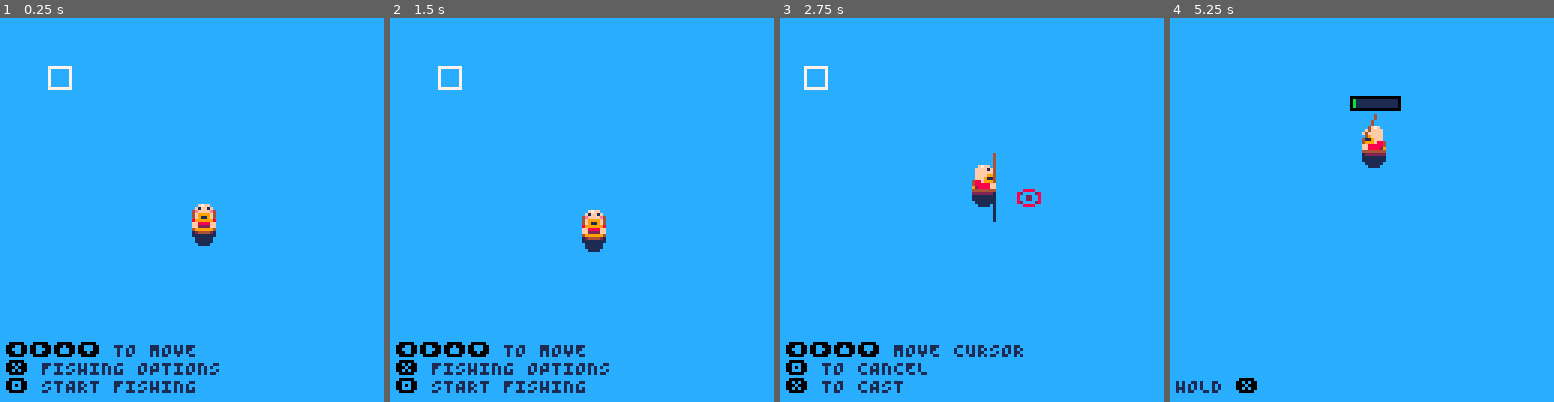
Above: before the commit, frames 1-4 (left to right).
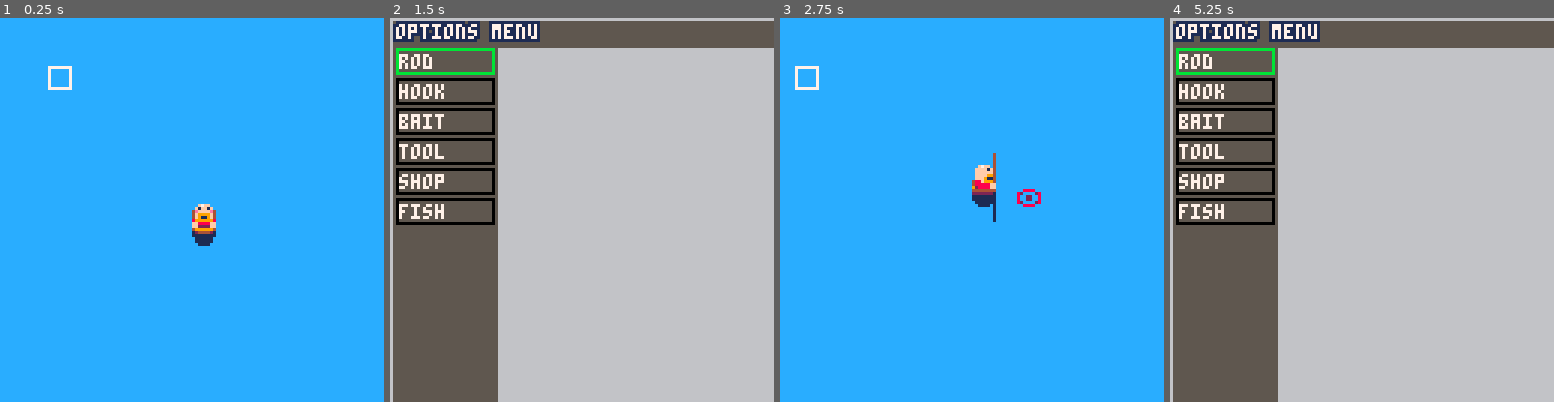
Above: after the commit, the same moments.

Repository: b4dr1ck/Pico8
Game: PICO-8 cartridge fish_or_die.p8
The game is run twice, just before and just after one commit, with the same random seed, the same clock (stepped at 60 frames per second) and the same inputs.
Inputs:
- Up to frame 1 (0.25 s): no input
- Up to frame 2 (1.5 s): tap X (X key) at 0.33, 1.07 s; tap O (Z key) at 0.7 s
- Up to frame 3 (2.75 s): hold Right 1.6-2.1 s; tap O (Z key) at 1.7, 2.1, 2.5 s; tap X (X key) at 1.85 s; hold Up 2.15-2.42 s; hold Right from 2.47 s (still down)
- Up to frame 4 (5.25 s): tap O (Z key) every 0.4 s from 2.9 to 4.9 s; tap X (X key) at 2.97, 4.08, 5.2 s; release Right at 3.03 s; hold Left 3.08-3.58 s; hold Down 3.63-3.97 s; hold Right 4.02-4.68 s; hold Up 4.73-5.03 s; hold Left from 5.08 s (still down)

The runs differ from the first frame. In frame 1, 2.4% of the frame differs, in the area x 1-58%, y 84-98%; in frame 2, 100%; in frame 3, 2.2%; in frame 4, 100%, in the area x 0-100%, y 0-100%.

Commit message:
EXTEND: fish_or_die: Redesign / Refactor des Fishing-Menu

Diff:
--- a/fish_or_die.p8
+++ b/fish_or_die.p8
@@ -50,13 +50,32 @@
  }
 
  items={
-  baits={39,40,41,42,43,44},
-  hooks={36,37,38},
-  rods={32,33,34,35},
+  bait={
+	  {img=39,name="worms"},
+	  {img=40,name="maggots"},
+	  {img=41,name="bread"},
+	  {img=42,name="corn"},
+	  {img=43,name="locust"},
+	  {img=44,name="beetle"},
+  },
+  hook={
+	  {img=36,name="small"},
+	  {img=37,name="medium"},
+	  {img=38,name="large"},
+  },
+  rod={
+   {img=32,name="woody ralph",min_dist=12,max_dist=32,spd=0.1,col=4},
+   {img=33,name="carbon guy",min_dist=14,max_dist=48,spd=0.25,col=13},
+   {img=34,name="red stiff",min_dist=16,max_dist=64,spd=0.5,col=8},
+   {img=35,name="special one",min_dist=18,max_dist=96,spd=1,col=3}
+  },
+  tool={},
   active_bait=1,
   active_hook=1,
   active_rod=1,
-  fishes={},
+  active_tool=1,
+  active_fish=1,
+  fish={},
  }
 
  boat={
@@ -144,7 +163,7 @@
    player.charging = false
 
    local angle = atan2(aim_cursor.x - player.x, aim_cursor.y - player.y)
-   local dist = rod.types[items.active_rod].min_dist + ( rod.types[items.active_rod].max_dist -  rod.types[items.active_rod].min_dist) * player.chargepower
+   local dist = items.rod[items.active_rod].min_dist + ( items.rod[items.active_rod].max_dist -  items.rod[items.active_rod].min_dist) * player.chargepower
    local target_x = player.x + cos(angle) * dist
    local target_y = player.y + sin(angle) * dist
 
@@ -162,8 +181,8 @@
       flr(f.y/8) == flr(bobber.y/8)
    then
     --*** check bait and hook
-    if has_value(f.baits,items.baits[items.active_bait]) and
-       has_value(f.hooks,items.hooks[items.active_hook])
+    if has_value(f.baits,items.bait[items.active_bait].img) and
+       has_value(f.hooks,items.hook[items.active_hook].img)
     then
 	    f.timetobite[1]-=1
 	    if f.timetobite[1] == 0 then
@@ -201,6 +220,17 @@
   local fishdx=fish.movepattern[fish.moveindex][1]
   local fishdy=fish.movepattern[fish.moveindex][2]
 
+  --*** player looks to the fish
+  local playerdx = fish.x - player.x
+  local playerdy = fish.y - player.y
+  if abs(playerdx) > abs(playerdy) then
+   set_player_direction(sgn(playerdx),0)
+  elseif playerdy != 0 then
+   set_player_direction(0,sgn(playerdy))
+  elseif playerdx != 0 then
+   set_player_direction(sgn(playerdx),0)
+  end
+
   --*** handle stamina and cooldown
   fish.stamina[1]-=1
   if fish.stamina[1] <= 0 then
@@ -213,13 +243,13 @@
 			if btn(❎) then
 			 local playerangle=atan2(player.x-bobber.x,player.y-bobber.y)
 			 local dist=flr(sqrt((player.x-bobber.x)^2+(player.y-bobber.y)^2))
-				bobber.x+=cos(playerangle)*rod.types[items.active_rod].spd
-				bobber.y+=sin(playerangle)*rod.types[items.active_rod].spd
+				bobber.x+=cos(playerangle)*items.rod[items.active_rod].spd
+				bobber.y+=sin(playerangle)*items.rod[items.active_rod].spd
 				fish.x=bobber.x
 				fish.y=bobber.y
 				-- **** got the fish!!!
-				if (dist <= 5) then
-				 add(items.fishes,fish)
+				if (dist <= items.rod[items.active_rod].min_dist/2) then
+				 add(items.fish,fish)
 			  bobber.active = false
 				 bobber.state=""
 				 del(fishes,fish)
@@ -312,10 +342,11 @@
  			bobber.active or
  			player.charging
  then
+  local rodcol=items.rod[items.active_rod].col
   if player.charging then
-	  line(player.x+rod.xoffset+rod.chargexoffset,sine_y-4+rod.chargeyoffset,player.x+rod.xoffset,sine_y+4,4)
+	  line(player.x+rod.xoffset+rod.chargexoffset,sine_y-4+rod.chargeyoffset,player.x+rod.xoffset,sine_y+4,rodcol)
   else
-	  line(player.x+rod.xoffset,sine_y-4,player.x+rod.xoffset,sine_y+4,4)
+	  line(player.x+rod.xoffset,sine_y-4,player.x+rod.xoffset,sine_y+4,rodcol)
   end
  end
 
@@ -399,12 +430,6 @@
 
 function init_rod()
  rod={
-  types={
-   {min_dist=12,max_dist=32,spd=0.1},
-   {min_dist=12,max_dist=48,spd=0.25},
-   {min_dist=12,max_dist=64,spd=0.5},
-   {min_dist=12,max_dist=96,spd=1}
-  },
   xoffset=0,
   chargexoffset=0,
   chargeyoffset=0,
@@ -642,6 +668,12 @@
 -->8
 --hud
 function init_hud()
+ help=false
+ function toggle_help()
+  help = not help
+ end
+ menuitem(1,"toggle help",toggle_help)
+
  aim_cursor={
   active=false,
   x=player.x,
@@ -650,13 +682,11 @@
   speed=1,
  }
 
- select_cursor={
-  category=1,
-  catname={"rod","hook","bait"}
- }
-
  fishing_options={
   active=false,
+  layer="menu",
+  menucat={"rod","hook","bait","tool","shop","fish"},
+  menucatindex=1,
  }
 
  new_fish_menu={
@@ -668,7 +698,7 @@
 
 function update_hud()
  --* aim cursor
- --** toggle aim cursor
+ --* toggle aim cursor
  if btnp(🅾️) and
  			not bobber.active and
  			not fishing_options.active and
@@ -679,7 +709,78 @@
  	aim_cursor.y=player.y+8
  end
 
- --** toggle options menu
+ --* new fish menu
+ --** close the new_fish_menu
+ if btnp(🅾️) and
+			 new_fish_menu.active
+ then
+ 	new_fish_menu.active=false
+ end
+
+ --* fishing options
+ --** quit menu
+  if btnp(🅾️) and
+			 not bobber.active and
+    not player.charging and
+			 not aim_cursor.active and
+			 not player.fishfight and
+			 not new_fish_menu.active and
+			 fishing_options.active and
+			 fishing_options.layer=="menu"
+	then
+		fishing_options.active=false
+	end
+
+ --** menu navigation
+ if fishing_options.active then
+  --*** back to menu
+	 if btnp(🅾️) then
+    fishing_options.layer="menu"
+	 end
+	 --*** menu navigation
+  if fishing_options.layer=="menu" then
+   --**** up/down
+	  if btnp(⬇️) then
+	   fishing_options.menucatindex+=1
+	  end
+	  if btnp(⬆️) then
+	   fishing_options.menucatindex-=1
+	  end
+
+	  if fishing_options.menucatindex > #fishing_options.menucat then
+		  fishing_options.menucatindex=1
+	  end
+
+	  if fishing_options.menucatindex < 1 then
+		  fishing_options.menucatindex=#fishing_options.menucat
+	  end
+
+	  --**** back
+	  if btnp(❎) then
+    fishing_options.layer=fishing_options.menucat[fishing_options.menucatindex]
+	  end
+
+	 else
+ 	 --**** right/left
+	  if btnp(➡️) then
+	   items["active_"..fishing_options.layer]+=1
+	  end
+	  if btnp(⬅️) then
+	   items["active_"..fishing_options.layer]-=1
+	  end
+
+	  if items["active_"..fishing_options.layer] > #items[fishing_options.layer] then
+		  items["active_"..fishing_options.layer]=1
+	  end
+
+	  if items["active_"..fishing_options.layer] < 1 then
+		  items["active_"..fishing_options.layer]=#items[fishing_options.layer]
+	  end
+
+	 end
+ end
+
+ --** open fishing menu
  if btnp(❎) and
 			 not bobber.active and
     not player.charging and
@@ -687,48 +788,10 @@
 			 not player.fishfight and
 			 not new_fish_menu.active
 	then
-		fishing_options.active=not fishing_options.active
- end
-
- --** close the new_fish_menu
- if btnp(🅾️) and
-			 new_fish_menu.active
- then
- 	new_fish_menu.active=false
- end
-
- --** control select cursor
- if fishing_options.active then
-  local dx, dy = 0, 0
-	 if btnp(⬅️) then dx -= 1 end
-	 if btnp(➡️) then dx += 1 end
-	 if btnp(⬆️) then dy -= 1 end
-	 if btnp(⬇️) then dy += 1 end
-
-  --*** up/down
-  if dy != 0 then
-   select_cursor.category+=dy
-   if select_cursor.category > 3 then
-    select_cursor.category=1
-   end
-   if select_cursor.category < 1 then
-    select_cursor.category=3
-   end
- 	end
-
-  --*** right/left
-  if dx != 0 then
-   local catname=select_cursor.catname[select_cursor.category]
-  	items["active_"..catname]+=dx
-  	if items["active_"..catname] > #items[catname.."s"] then
-		 	items["active_"..catname]=1
-  	end
-  	if items["active_"..catname] < 1 then
-		 	items["active_"..catname]=#items[catname.."s"]
-  	end
-  end
- end
-end
+		fishing_options.active=true
+ end
+end
+
 
 function draw_hud()
  --* aim cursor
@@ -750,70 +813,86 @@
 
 	--* fishing options
 	if fishing_options.active then
-	 local xoffset=108+camx
-
-	 --** menu box
- 	rectfill(xoffset,camy,xoffset+20,camy+64,5)
- 	rect(xoffset,camy,xoffset+19,camy+65,6)
+	 --** background
+	 rectfill(camx,camy,128+camx,128+camy,5)
+	 rectfill(camx+36,camy+10,128+camx,128+camy,6)
+	 rect(camx,camy,128+camx,128+camy,6)
+		print("\^o1ff\f7options menu",camx+2,camy+2,7)
+
+	 --** menu categories
+	 for index,menu in pairs(fishing_options.menucat) do
+  	rect(camx+2,camy+(index*8)+(index*2),camx+34,camy+(index*8)+8+(index*2),0)
+  	print(menu,camx+3,camy+(index*8)+(index*2)+2,7)
+	 end
 
 		--** items
-		--*** rod
-  print("\^o1ff\f7rod",xoffset+2,camy+2,7)
-  rectfill(xoffset+6,camy+10,xoffset+13,camy+17,0)
-  if select_cursor.category==1 then
-	  rect(xoffset+5,camy+9,xoffset+14,camy+18,11)
-	 end
-  spr(items.rods[items.active_rod],xoffset+6,camy+10)
-  --*** hook
-  print("\^o1ff\f7hook",xoffset+2,camy+22,7)
-  rectfill(xoffset+6,camy+30,xoffset+13,camy+37,0)
-  if select_cursor.category==2 then
-	  rect(xoffset+5,camy+29,xoffset+14,camy+38,11)
-	 end
-  spr(items.hooks[items.active_hook],xoffset+6,camy+30)
-  --*** bait
-  print("\^o1ff\f7bait",xoffset+2,camy+42,7)
-  rectfill(xoffset+6,camy+50,xoffset+13,camy+57,0)
-  if select_cursor.category==3 then
-	  rect(xoffset+5,camy+49,xoffset+14,camy+58,11)
-	 end
-  spr(items.baits[items.active_bait],xoffset+6,camy+50)
+		if fishing_options.layer != "menu" then
+		 for index,item in pairs(items[fishing_options.layer]) do
+		  --*** show item-boxes
+		  local index=index-1
+	   local _x=index-(8*flr(index/8))
+		  local x=camx+(_x*8)+(_x*3)+40
+		  local y=camy+12+(flr(index/8)*11)
+		  rectfill(x-1,y-1,x+8,y+8,0)
+    spr(item.img,x,y)
+
+    --*** selection box - items
+    local active_index=items["active_"..fishing_options.layer]-1
+	   local _x=active_index-(8*flr(active_index/8))
+		  local x=camx+(_x*8)+(_x*3)+40
+		  local y=camy+12+(flr(active_index/8)*11)
+		  rect(x-1,y-1,x+8,y+8,8)
+
+		  --**** show item name
+		  if index==active_index then
+				 print("\^o1ff\f7"..item.name,40,120,1)
+		  end
+		 end
+		end
+
+	 --** selection box - menucat
+  local index=fishing_options.menucatindex
+  rect(camx+2,camy+(index*8)+(index*2),camx+34,camy+(index*8)+8+(index*2),11)
 	end
 
  --* help
- if not aim_cursor.active and
- 			not player.charging and
- 			not bobber.active and
- 			not fishing_options.active and
- 			not new_fish_menu.active
- then
-	 print("\f0⬅️➡️⬆️⬇️\f1 TO MOVE\n"..
-	 						"\f0❎\f1 FISHING OPTIONS\n"..
-	 						"\f0🅾️\f1 START FISHING",
-	 						2+camx,108+camy,1)
- elseif aim_cursor.active and
- 							not player.charging and
- 							not bobber.active
- then
-	 print("\f0⬅️➡️⬆️⬇️\f1 MOVE CURSOR\n"..
-	 					"\f0🅾️\f1 TO CANCEL\n"..
- 	      "\f0❎\f1 TO CAST",
- 	      2+camx,108+camy,1)
-	elseif player.charging then
- 	print("HOLD \f0❎\f1",2+camx,120+camy,1)
- elseif bobber.active and bobber.state == "idle" then
- 	print("\f0🅾️\f1 TO CANCEL FISHING\n"..
- 							"\f0❎\f1 WHEN FISH BITES",2+camx,114+camy,1)
- elseif fishing_options.active then
-  print("\f0⬆️⬇️\f1 SELECT CATEGORY\n"..
-						  "\f0⬅️➡️\f1 SELECT ITEM",
-					   2+camx,114+camy,1)
-	elseif player.fishfight then
- 	print("\f0⬅️➡️⬆️⬇️\f1 TO FOLLOW FISH\n"..
- 						 "\f0❎\f1 TO PULL THE LINE",2+camx,114+camy,1)
-
- elseif new_fish_menu.active then
- 	print("\f0🅾️\f1 TO CLOSE MENU",2+camx,120+camy,1)
+ if help then
+	 if not aim_cursor.active and
+	 			not player.charging and
+	 			not bobber.active and
+	 			not fishing_options.active and
+	 			not new_fish_menu.active
+	 then
+		 print("\f0⬅️➡️⬆️⬇️\f1 TO MOVE\n"..
+		 						"\f0❎\f1 FISHING OPTIONS\n"..
+		 						"\f0🅾️\f1 START FISHING",
+		 						2+camx,108+camy,1)
+	 elseif aim_cursor.active and
+	 							not player.charging and
+	 							not bobber.active
+	 then
+		 print("\f0⬅️➡️⬆️⬇️\f1 MOVE CURSOR\n"..
+		 					"\f0🅾️\f1 TO CANCEL\n"..
+	 	      "\f0❎\f1 TO CAST",
+	 	      2+camx,108+camy,1)
+		elseif player.charging then
+	 	print("HOLD \f0❎\f1",2+camx,120+camy,1)
+	 elseif bobber.active and bobber.state == "idle" then
+	 	print("\f0🅾️\f1 TO CANCEL FISHING\n"..
+	 							"\f0❎\f1 WHEN FISH BITES",2+camx,114+camy,1)
+	 elseif fishing_options.active then
+	  print("\f0⬆️⬇️\f1 SELECT CATEGORY\n"..
+							  "\f0⬅️➡️\f1 SELECT ITEM\n"..
+							  "\f0❎\f1 ACTIVATE ITEM\n"..
+							  "\f0🅾️\f1 GO BACK",
+						   2+camx,102+camy,1)
+		elseif player.fishfight then
+	 	print("\f0⬅️➡️⬆️⬇️\f1 TO FOLLOW FISH\n"..
+	 						 "\f0❎\f1 TO PULL THE LINE",2+camx,114+camy,1)
+
+	 elseif new_fish_menu.active then
+	 	print("\f0🅾️\f1 TO CLOSE MENU",2+camx,120+camy,1)
+		end
 	end
 end
 -->8
@@ -832,21 +911,6 @@
   [8]=col, [9]=col, [10]=col, [11]=col,
   [12]=col, [13]=col, [14]=col, [15]=col
 	}
-end
-
---* sprite animations
-function animate(img,first,last,spd,loop)
- if img < last + 1 - spd then
-  img+=spd
-
-  if not loop then
-   return last
-  end
-
- else
-   img = first
- end
- return img
 end
 
 --* check if table has value
